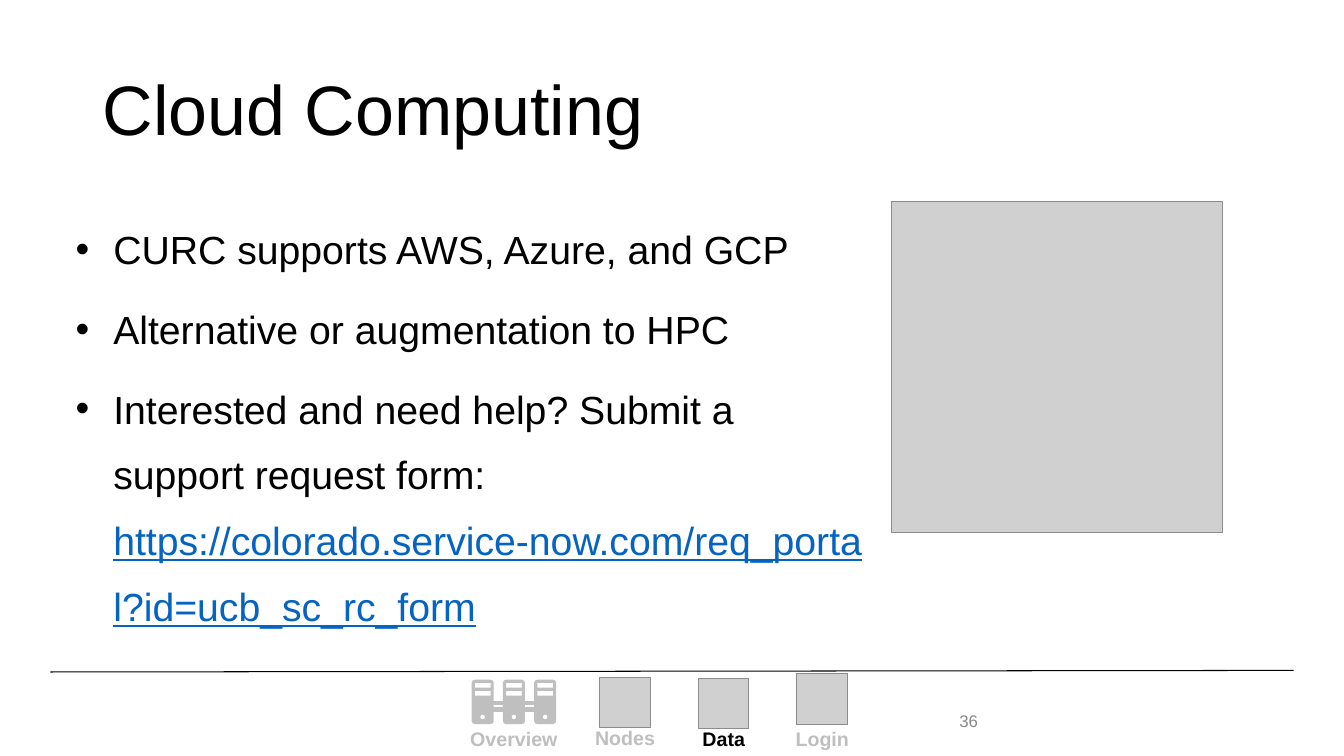
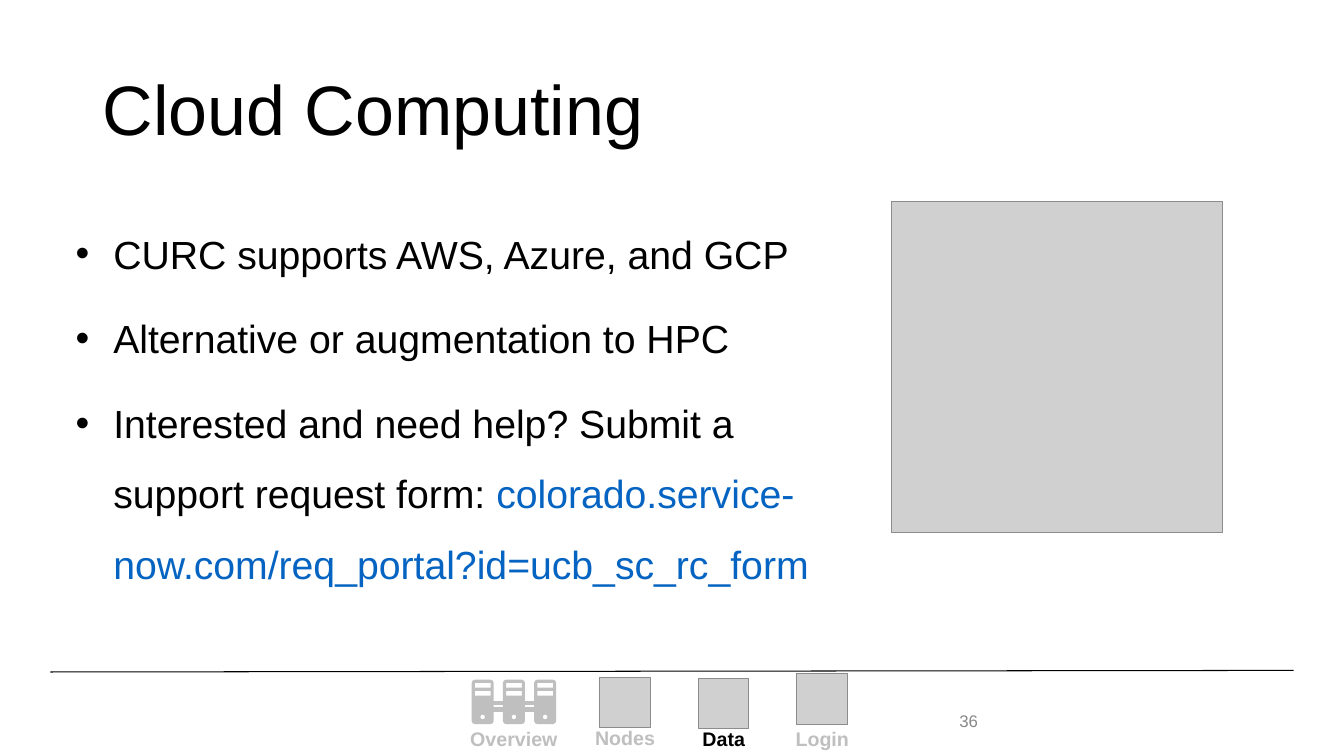
Before and after one commit to ResearchComputing/New_User_Seminar, a slide deck: slide 36 of Alpine_New_User_Seminar.pptx. Drawn at 1344x756 pixels with LibreOffice and Linux fonts; fonts in the diff are those of the drawing; grey boxes stand for pictures; background and template pictures are left out. Boxes give left, top, right and bottom in pixels: in the first picture for what was removed or moved away, otherwise in the second. Text is boxed around its words. In the diff, an @@ line names an element or a change of style, - is before the commit and + after.

```diff
--- a/Alpine_New_User_Seminar.pptx
+++ b/Alpine_New_User_Seminar.pptx
@@ text at [113,240,789,361]: line spacing 1.4 to 1.5 @@
@@ text at [113,409,808,587]: text changed @@
-• Interested and need help? Submit a support request form: https://colorado.service-now.com/req_portal?id=ucb_sc_rc_form
+• Interested and need help? Submit a support request form: colorado.service-now.com/req_portal?id=ucb_sc_rc_form
```
Also in this commit, not shown: 9 other slides changed, 1 slide added, 2 slides removed, 1 other file.
